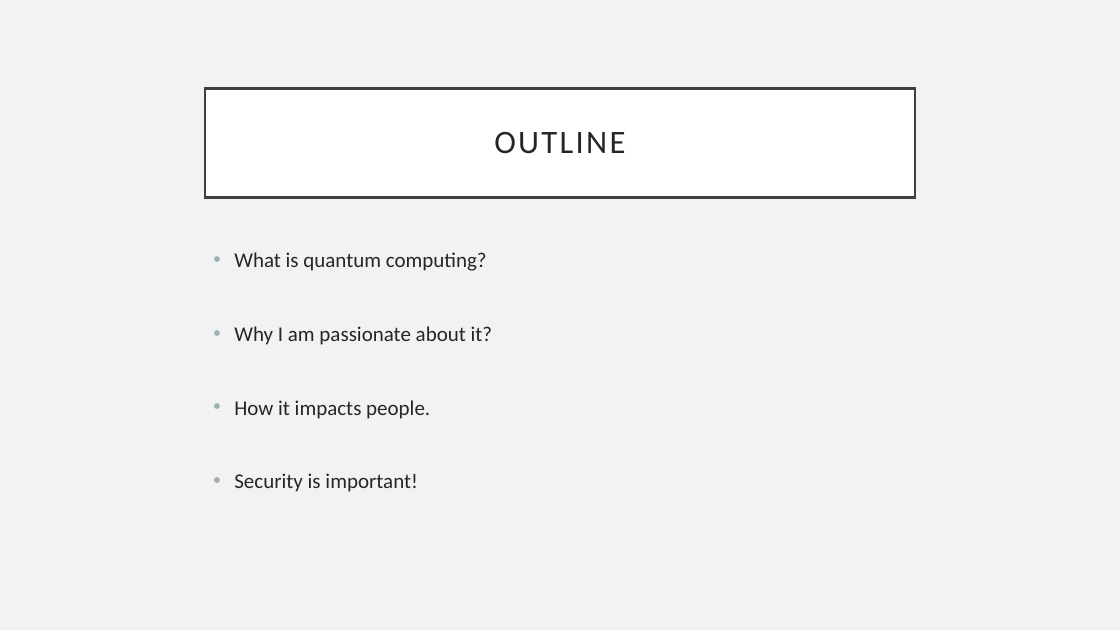
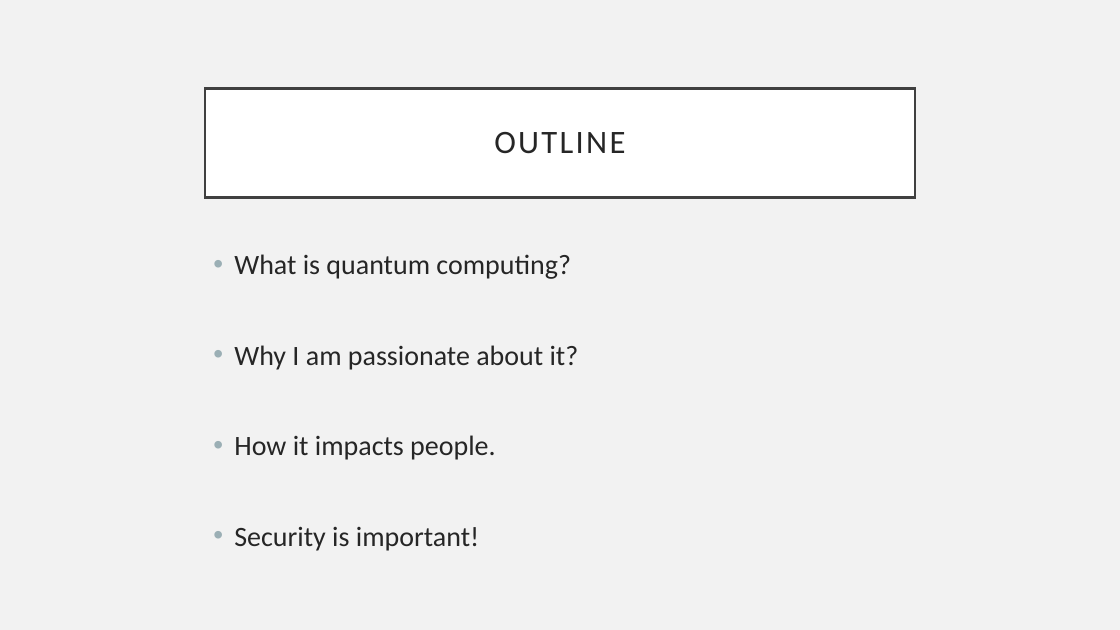
Before and after one commit to 446163/work, a slide deck: slide 2 of Daniel Easteals Quantum Computing.pptx. Drawn at 1120x630 pixels with LibreOffice and Linux fonts; fonts in the diff are those of the drawing. Boxes give left, top, right and bottom in pixels: in the first picture for what was removed or moved away, otherwise in the second. Text is boxed around its words. In the diff, an @@ line names an element or a change of style, - is before the commit and + after.

```diff
--- a/Daniel Easteals Quantum Computing.pptx
+++ b/Daniel Easteals Quantum Computing.pptx
@@ text "What is quantum computing?" at <box>234,254,579,551</box>: size 18 to 24 pt @@
```
Also in this commit, not shown: 6 other slides changed, 1 slide added.
